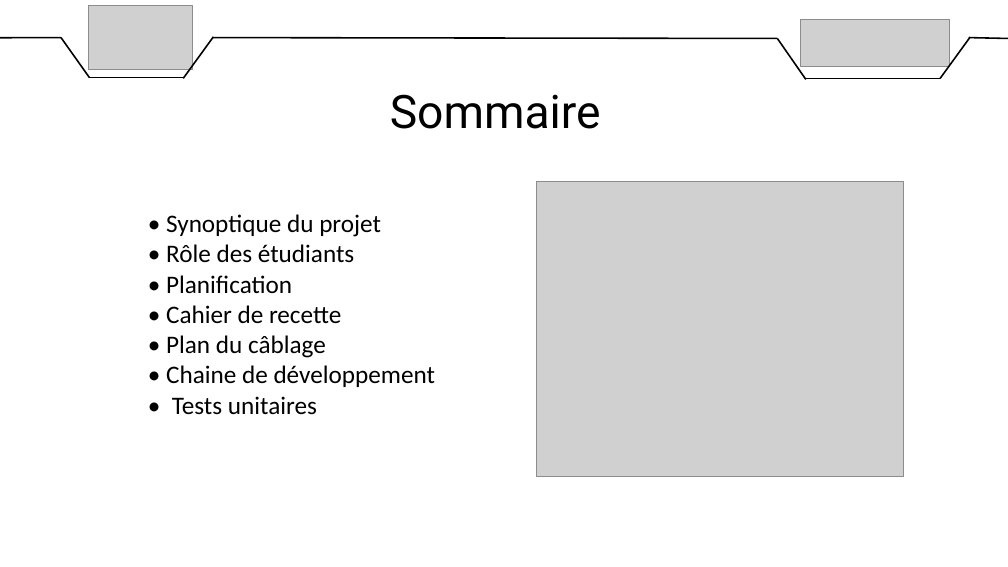
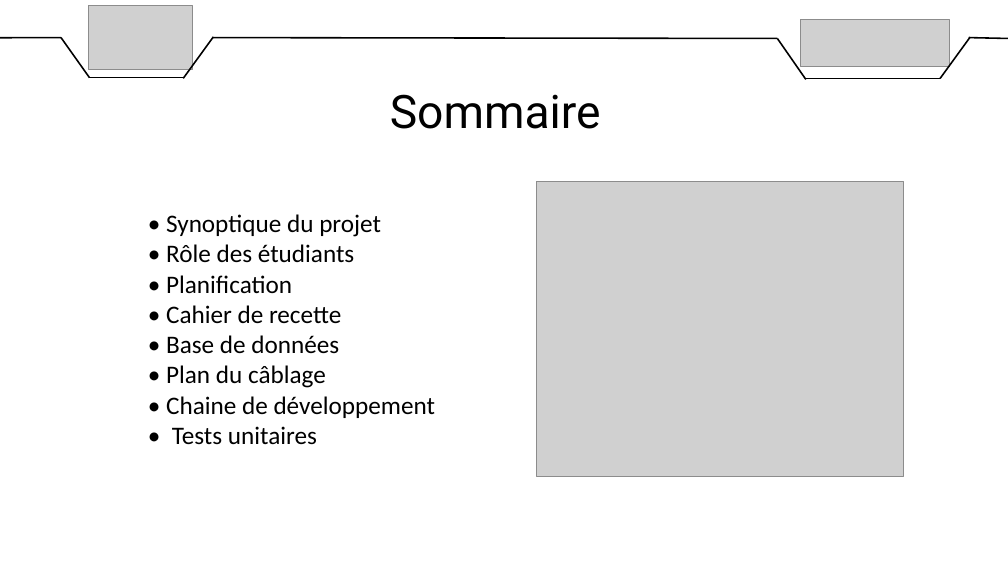
Before and after one commit to DylanChe/SupervisionSerre, a slide deck: slide 2 of oral_projet/revue_3/diaporama_revue_3_samuel.pptx. Drawn at 1008x567 pixels with LibreOffice and Linux fonts; fonts in the diff are those of the drawing; grey boxes stand for pictures. Boxes give left, top, right and bottom in pixels: in the first picture for what was removed or moved away, otherwise in the second. Text is boxed around its words. In the diff, an @@ line names an element or a change of style, - is before the commit and + after.

```diff
--- a/oral_projet/revue_3/diaporama_revue_3_samuel.pptx
+++ b/oral_projet/revue_3/diaporama_revue_3_samuel.pptx
@@ text at (166,335,339,354): paragraph added @@
+• Base de données
```
Also in this commit, not shown: 1 slide added.
